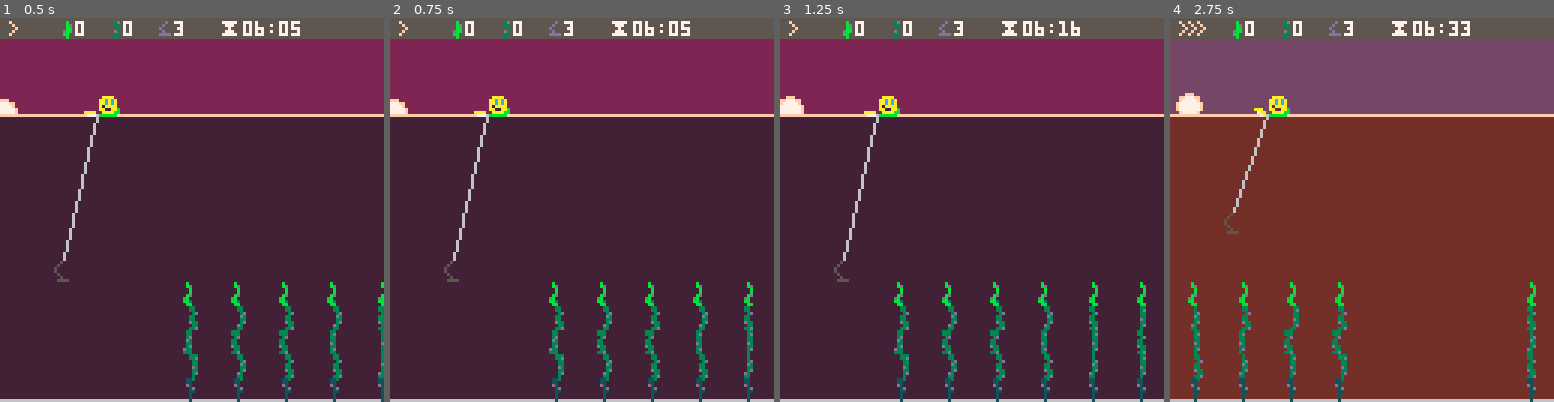
Above: before the commit, frames 1-4 (left to right).
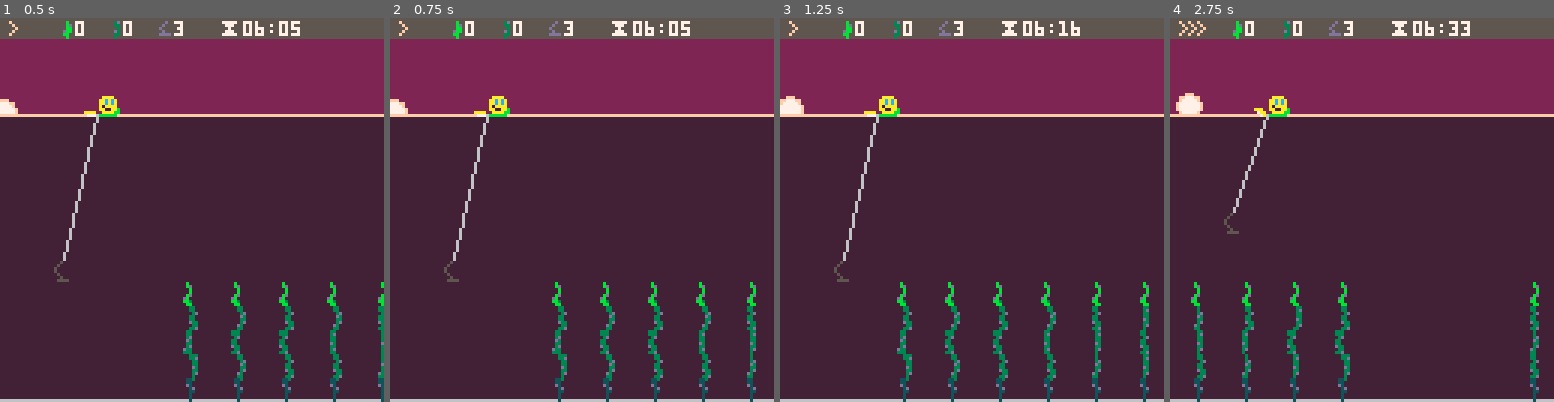
Above: after the commit, the same moments.

Repository: broquaint/pico8-carts
Game: PICO-8 cartridge kelponmars.p8
Two runs of this game, one before a commit and one after it. Both use one fixed random seed, a clock stepped at 60 frames per second and the inputs below.
Inputs:
- Up to frame 1 (0.5 s): tap X (X key) at 0.33 s
- Up to frame 2 (0.75 s): tap O (Z key) at 0.7 s
- Up to frame 3 (1.25 s): tap X (X key) at 1.07 s
- Up to frame 4 (2.75 s): hold Right 1.6-2.1 s; tap O (Z key) at 1.7, 2.1, 2.5 s; tap X (X key) at 1.85 s; hold Up 2.15-2.42 s; hold Right from 2.47 s (still down)

Frame 1 is identical in both runs. In frame 2, 2.9% of the frame differs, in the area x 41-96%, y 68-100%; in frame 3, 3.5%; in frame 4, 92%, in the area x 0-100%, y 5-100%.

Commit message:
Misc fixes, tweaks and a label
- Kelp now regrows correctly, no more tips mid–trunk
- Fishies don't freeze at the end of the day/run
- Collision works again for the wee fish
- Distribution across hieghts is more useful
- Sky/water colours have a slower transition
- Added a label (which I had previously but was uncommitted)

Diff:
--- a/kelponmars.p8
+++ b/kelponmars.p8
@@ -43,24 +43,25 @@
    end
    if #lakebed > 0 then
       for kelp in all(lakebed) do
+         add(kelp.history, kelp.status)
          -- Unpicked kelp grows
-         if kelp.status == KELP__FRESH then
+         if kelp.status == KELP__FRESH and kelp.height < 7 then
             kelp.sprites[#kelp.sprites] = make_kelp_sprite(kelp.x, rnd({17,18,19}))
+            kelp.height += 1
+            add(kelp.sprites, make_kelp_sprite(kelp.x, 16))
+         -- Add the tip back to picked kelp
+         elseif kelp.status == KELP_PICKED then
             kelp.height = min(7, kelp.height+1)
             add(kelp.sprites, make_kelp_sprite(kelp.x, 16))
-            -- Add the tip back to picked kelp
-         elseif kelp.status == KELP_PICKED then
-            kelp.height = min(7, kelp.height+1)
-            kelp.sprites[#kelp.sprites] = make_kelp_sprite(kelp.x, 16)
             kelp.status = KELP__FRESH
          -- Pruned kelp gets a new shoot
          elseif kelp.status == KELP_PRUNED then
             kelp.height = min(7, kelp.height+1)
-            kelp.sprites[kelp.height] = make_kelp_sprite(kelp.x, 32)
+            add(kelp.sprites, make_kelp_sprite(kelp.x, 32))
             kelp.status = KELP_SPROUT
          -- Have sprout turn back into a fresh pickable kelp
          elseif kelp.status == KELP_SPROUT then
-            kelp.sprites[kelp.height] = make_kelp_sprite(kelp.x, 16)
+            kelp.sprites[#kelp.sprites] = make_kelp_sprite(kelp.x, 16)
             kelp.status = KELP__FRESH
          -- Won't regrow, a terminal state (for now)
          elseif kelp.status == KELP_ROUTED then
@@ -83,6 +84,7 @@
                    height = t.height,
                    status = t.status,
                    sprites = sprites,
+                   history = {},
          })
          add(lakebed, kelp)
       end
@@ -108,7 +110,7 @@
 
 function animate_fish(fish, frames, anim)
    animate_obj(fish, function(obj)
-                  while current_game_state == game_state_playing and obj.x > (cam.x-obj.w) do
+                  while obj.x > (cam.x-obj.w) do
                      local from = obj.x
                      local to   = obj.x - 16
                      local astep  = frames / #anim
@@ -204,13 +206,22 @@
 
    init_lakebed()
 
+   local net_heights = {
+      80,
+      88, 88,
+      96, 96, 96,
+      104, 104, 104, 104, 104,
+      112, 112, 112, 112, 112,
+      120, 120
+   }
+
    fishies = {}
-   local distribution = { 350, 300, 250, 210, 180, 150 , 130 }
+   local distribution = { 350, 300, 250, 210, 180, 150, 130 }
    local dist = distribution[run_state.day]
    for x = dist, dist * 25, dist do
       local make_fishie = rnd() < 0.7 and make_wee_fish or
          rnd() > 0.2 and make_mid_fish or make_big_fish
-      add(fishies, make_fishie(x, rnd({106, 97, 111, 106, 89})))
+      add(fishies, make_fishie(x, rnd(net_heights)))
    end
 
    gather_particles = {}
@@ -296,6 +307,10 @@
             local newh  = max(0,(flr((127-ny2)/8)))
             local delta = kelp.height - newh
 
+            if delta > 0 then
+               kelp.sprites = slice(kelp.sprites, 1, newh)
+            end
+
             kelp.height = newh
             if delta == 1 then
                if kelp.status == KELP__FRESH then
@@ -307,7 +322,7 @@
             elseif newh == 0 then
                kelp.status = KELP_ROUTED
             else
-               player.trunks += 1 -- kelp.status != KELP_SPROUT and 1 or 0
+               player.trunks += 1
                kelp.status = KELP_PRUNED
             end
 
@@ -554,14 +569,14 @@
 
 function draw_sky()
    local hour = sun.minute / 60
-   local sky_colour = hour < 0.5 and wine or
-      hour < 0.8  and aubergine or
-      hour < 1    and salmon or
-      hour < 1.3  and pink or
-      hour > 11.5 and wine or
-      hour > 11.2 and aubergine or
-      hour > 10.8 and salmon or
-      hour > 10.2 and pink or
+   local sky_colour = hour < 0.8 and wine or
+      hour < 1.6  and aubergine or
+      hour < 2.2  and salmon or
+      hour < 3.0  and pink or
+      hour > 11.2 and wine or
+      hour > 10.4 and aubergine or
+      hour > 9.8 and salmon or
+      hour > 9.0 and pink or
       coral
 
    pal(pink, sky_colour, 1)
@@ -570,14 +585,14 @@
 
 function draw_water()
    local hour = sun.minute / 60
-   local water_colour = hour < 0.5 and port or
-      hour < 0.8  and leather or
-      hour < 1    and tan or
-      hour < 1.3  and amber or
-      hour > 11.5 and port or
-      hour > 11.2 and leather or
-      hour > 10.8 and tan or
-      hour > 10.2 and amber or
+   local water_colour = hour < 0.8 and port or
+      hour < 1.6  and leather or
+      hour < 2.2  and tan or
+      hour < 3.0  and amber or
+      hour > 11.2 and port or
+      hour > 10.4 and leather or
+      hour > 9.8 and tan or
+      hour > 9.0 and amber or
       orange
 
    pal(orange, water_colour, 1)
Not shown, changed: 130 lines of the sprite sheet (__gfx__) section of kelponmars.p8
Not shown, changed: the thumbnail (__label__) section of kelponmars.p8
